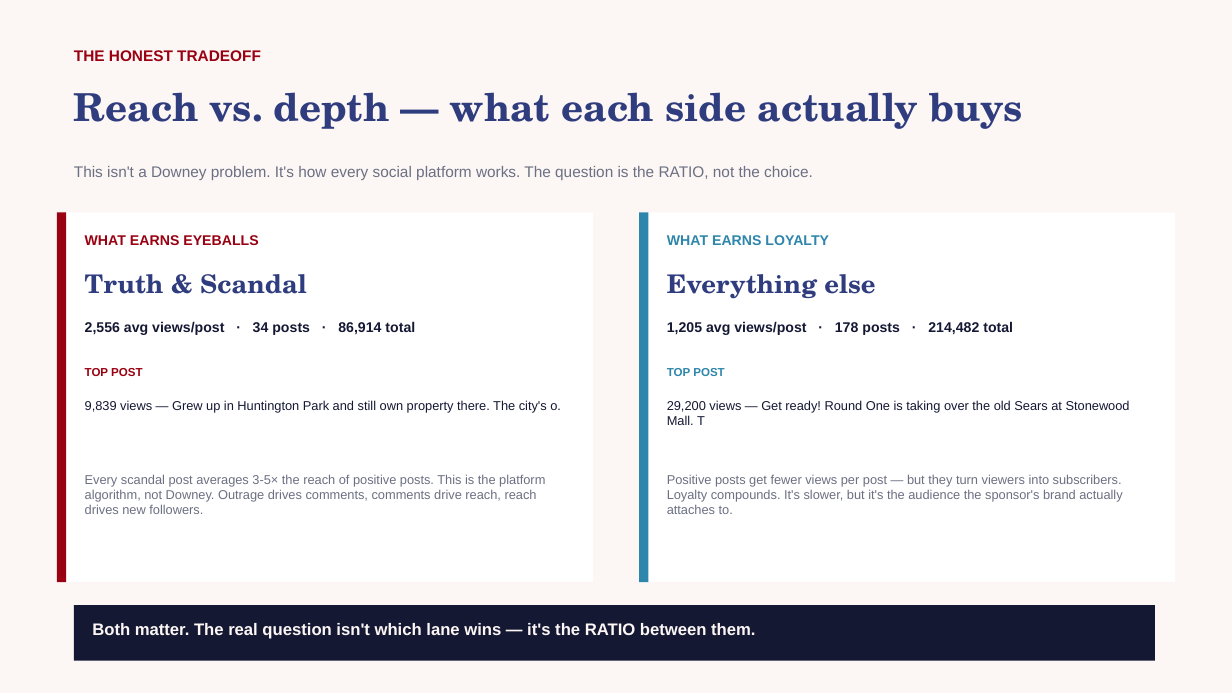
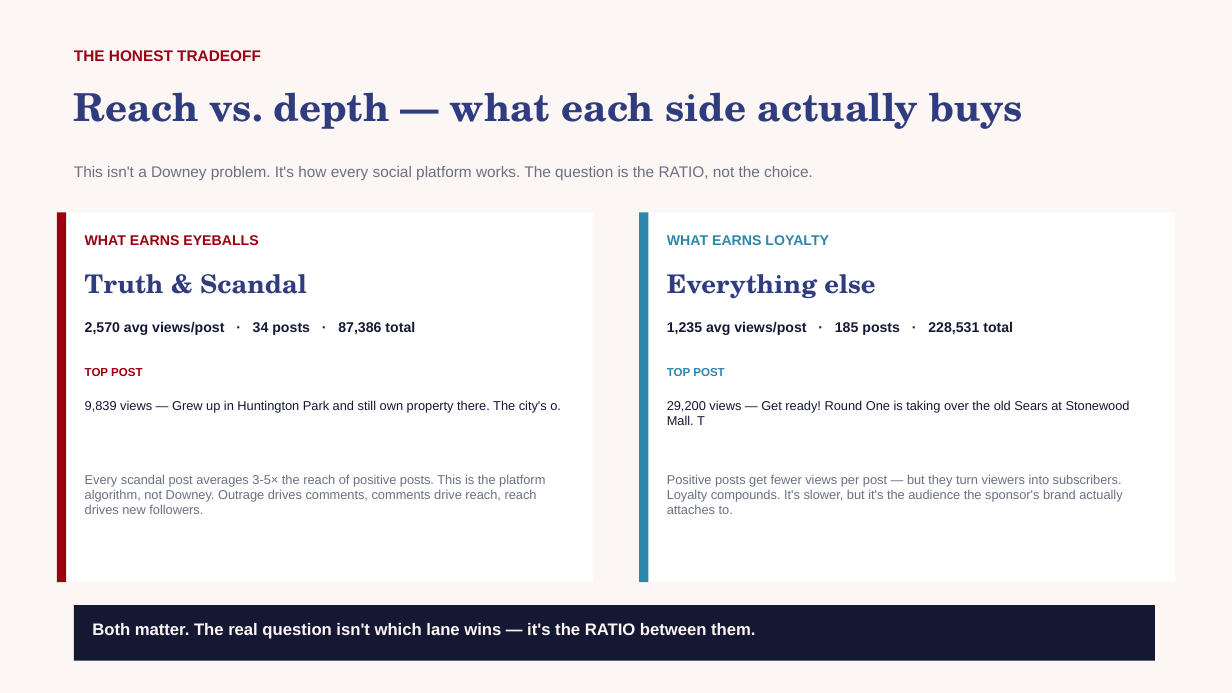
Before and after one commit to zvmmer/talking-downey-kpis, a slide deck: slide 20 of SPONSOR_CONTENT_REPORT.pptx. Drawn at 1232x693 pixels with LibreOffice and Linux fonts; fonts in the diff are those of the drawing. Boxes give left, top, right and bottom in pixels: in the first picture for what was removed or moved away, otherwise in the second. Text is boxed around its words. In the diff, an @@ line names an element or a change of style, - is before the commit and + after.

```diff
--- a/SPONSOR_CONTENT_REPORT.pptx
+++ b/SPONSOR_CONTENT_REPORT.pptx
@@ text at (85, 321, 415, 335): text changed @@
-2,556 avg views/post · 34 posts · 86,914 total
+2,570 avg views/post · 34 posts · 87,386 total
@@ text at (667, 321, 1013, 335): text changed @@
-1,205 avg views/post · 178 posts · 214,482 total
+1,235 avg views/post · 185 posts · 228,531 total
```
Also in this commit, not shown: 15 other slides changed, 5 other files.
